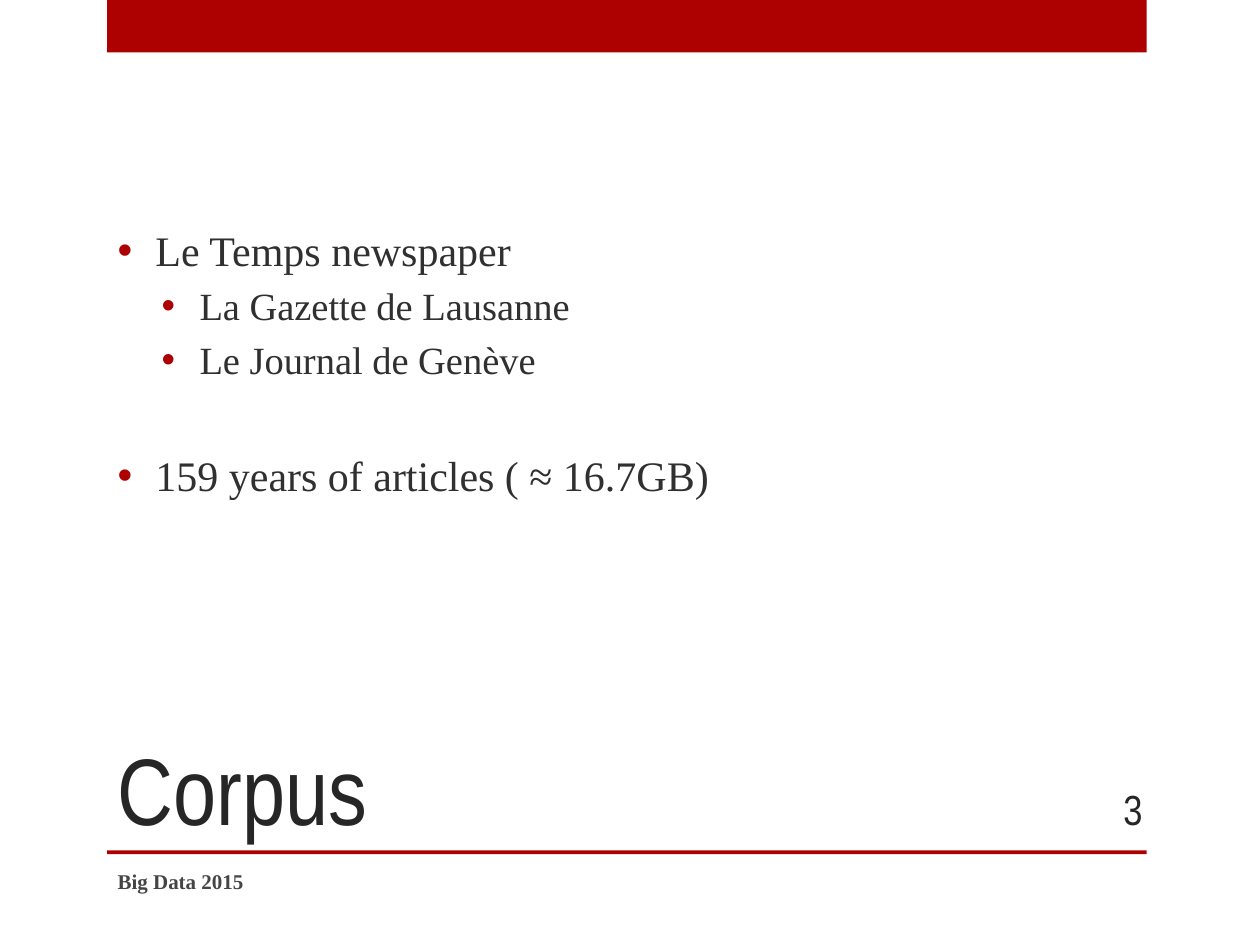
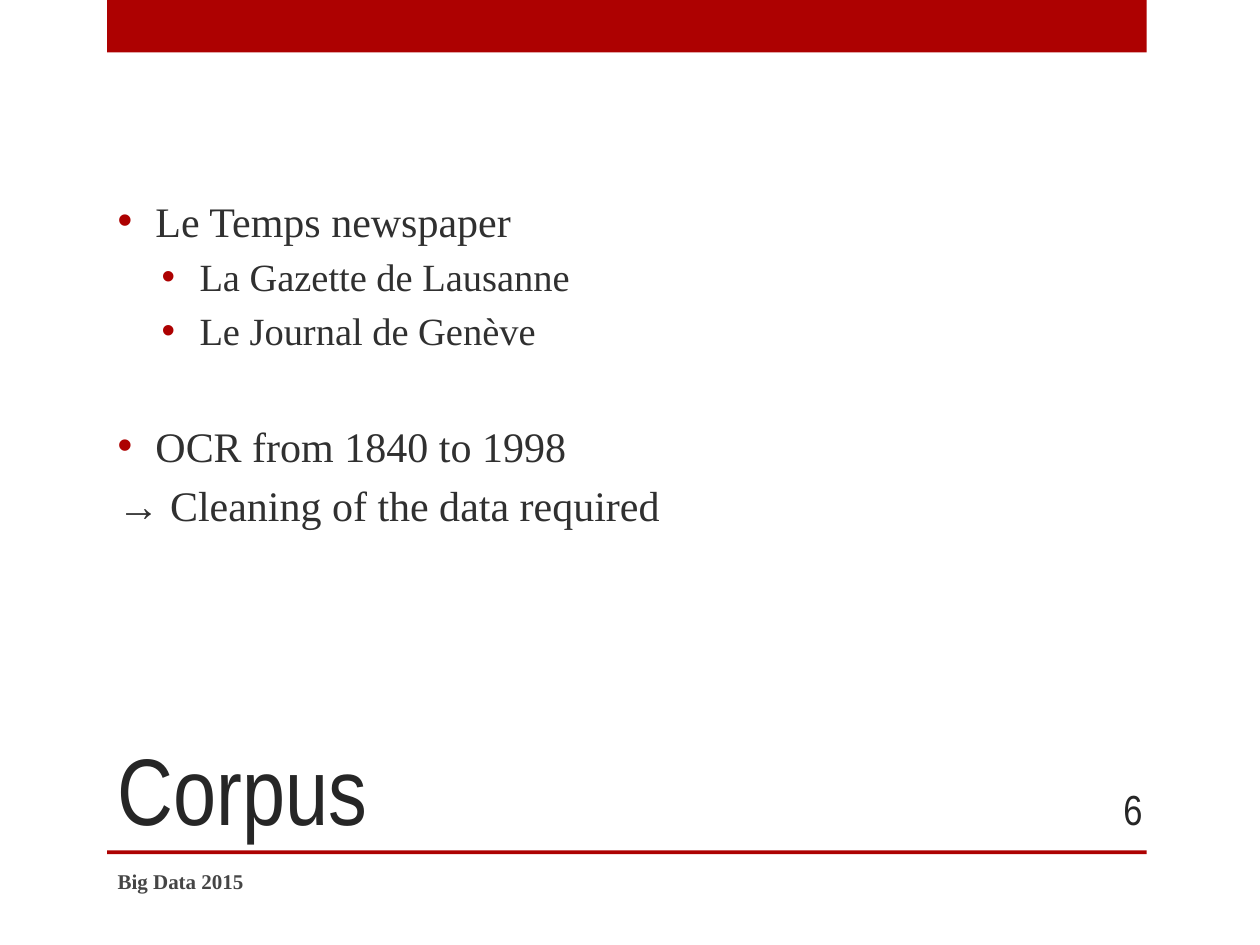
Before and after one commit to SidneyBovet/smargn, a slide deck: slide 6 of presentation/smargn-presentation.pptx (slide 3 before the commit). Drawn at 1260x945 pixels with LibreOffice and Linux fonts; fonts in the diff are those of the drawing; background and template pictures are left out. Boxes give left, top, right and bottom in pixels: in the first picture for what was removed or moved away, otherwise in the second. Text is boxed around its words. In the diff, an @@ line names an element or a change of style, - is before the commit and + after.

Commit message:
presentation v3.1

```diff
--- a/presentation/smargn-presentation.pptx
+++ b/presentation/smargn-presentation.pptx
@@ text at box(155, 432, 660, 530): text changed @@
-• 159 years of articles ( ≈ 16.7GB)
+• OCR from 1840 to 1998
+→ Cleaning of the data required
@@ page number at box(1123, 795, 1142, 826): text changed @@
-3
+6
```
Also in this commit, not shown: 10 slides added, 17 other files.
